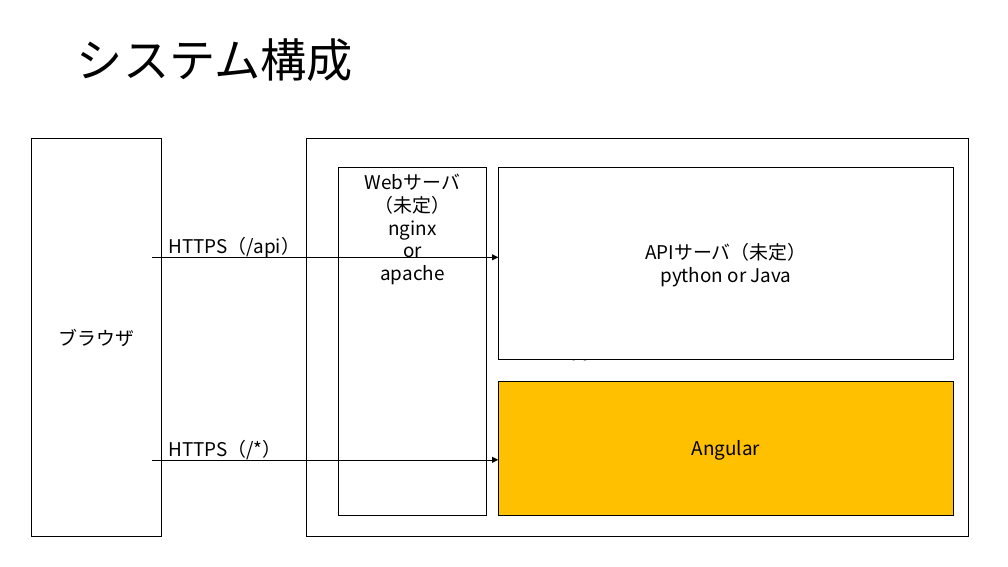
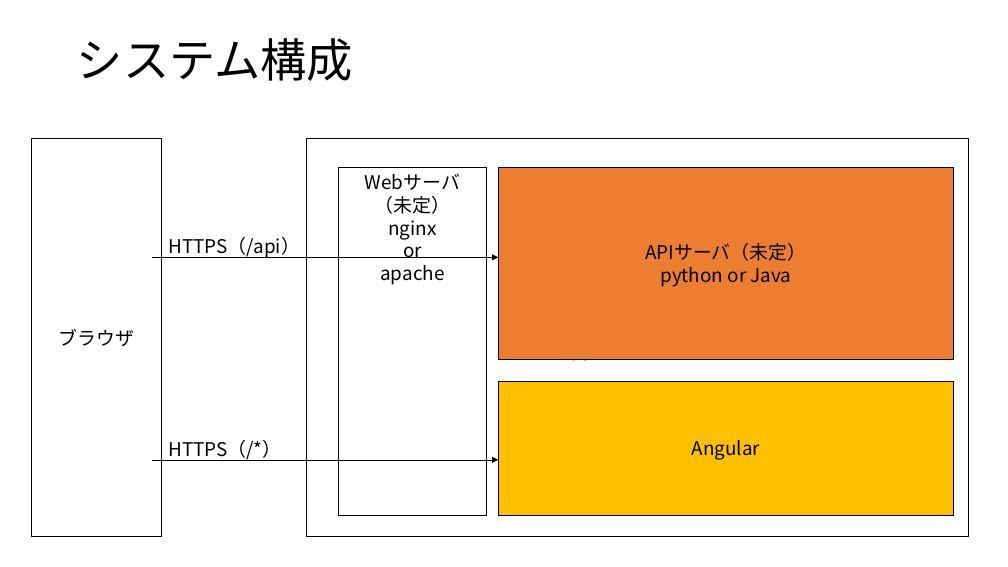
Before and after one commit to tomoyanp/tomoyan-blog-client, a slide deck: slide 1 of documents/architecture.pptx. Drawn at 1008x567 pixels with LibreOffice and Linux fonts; fonts in the diff are those of the drawing. Boxes give left, top, right and bottom in pixels: in the first picture for what was removed or moved away, otherwise in the second. Text is boxed around its words. In the diff, an @@ line names an element or a change of style, - is before the commit and + after.

```diff
--- a/documents/architecture.pptx
+++ b/documents/architecture.pptx
@@ rectangle "APIサーバ（未定）" at (498,167,954,360): fill #FFFFFF to #ED7D31 @@
```
Also in this commit, not shown: 1 other slide changed, 1 slide added.
